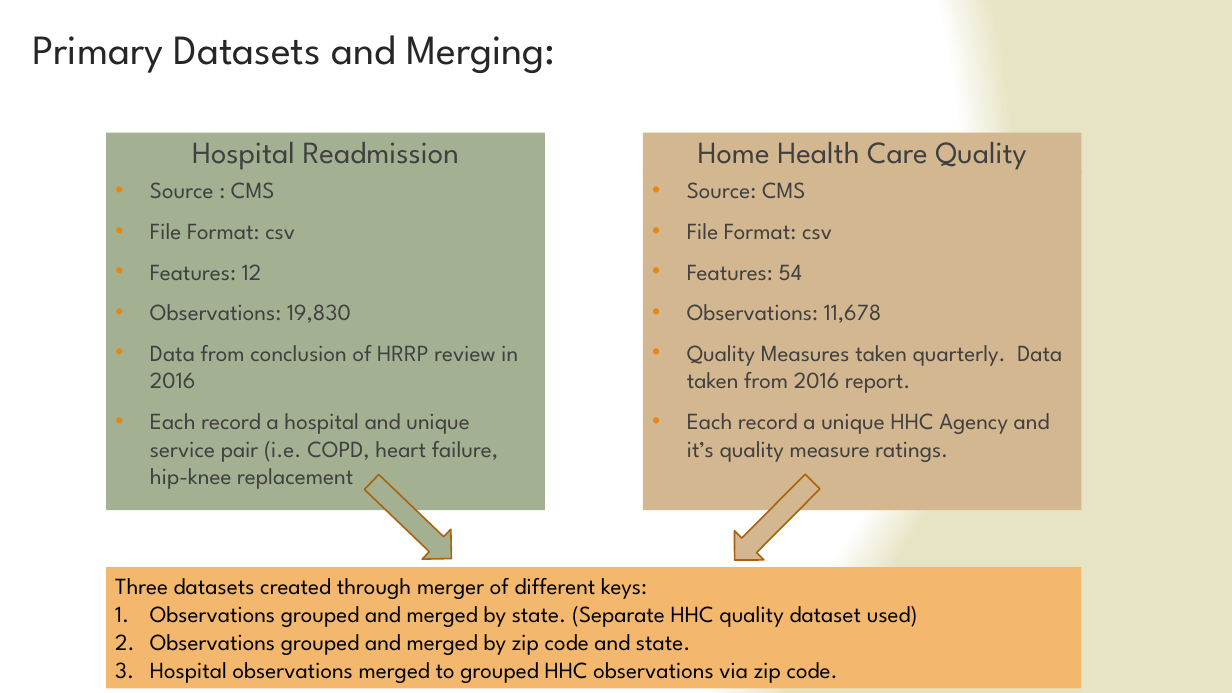
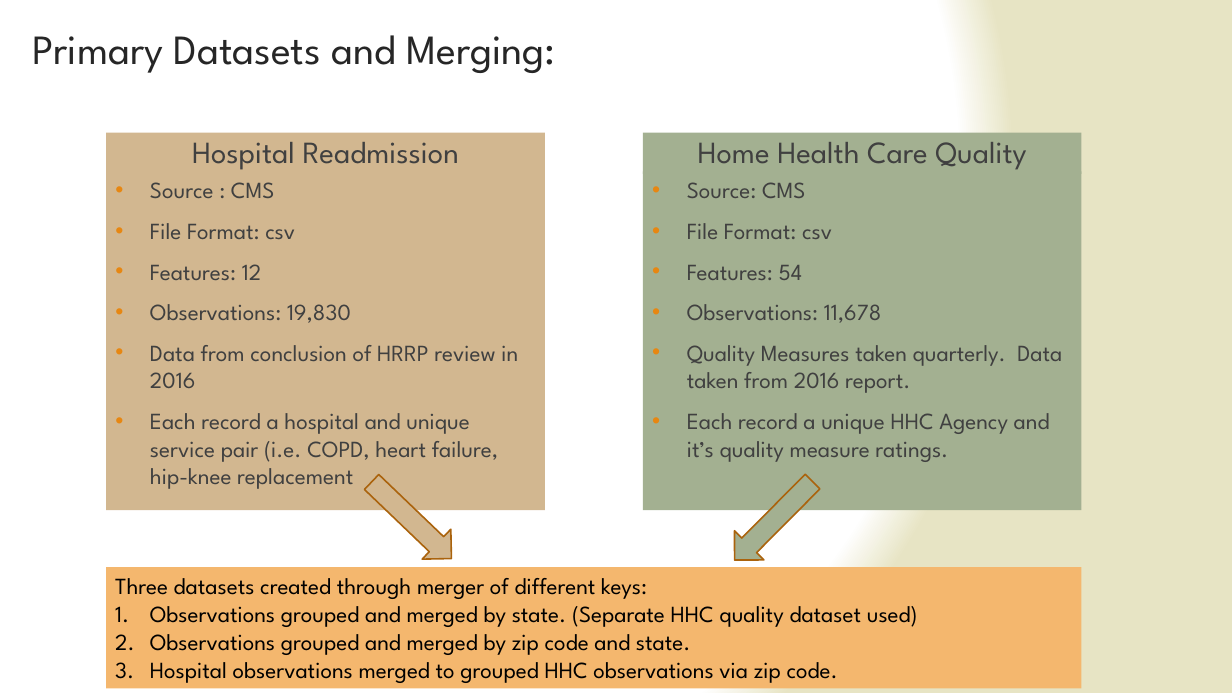
Before and after one commit to jsking751/Capstone_1, a slide deck: slide 4 of Capstone_1_Slide_Deck.pptx. Drawn at 1232x693 pixels with LibreOffice and Linux fonts; fonts in the diff are those of the drawing. Boxes give left, top, right and bottom in pixels: in the first picture for what was removed or moved away, otherwise in the second. Text is boxed around its words. In the diff, an @@ line names an element or a change of style, - is before the commit and + after.

```diff
--- a/Capstone_1_Slide_Deck.pptx
+++ b/Capstone_1_Slide_Deck.pptx
@@ fill #A3B091 to #D2B790 in 3 elements at box(106, 132, 545, 174), box(106, 171, 545, 510), box(357, 467, 466, 574) @@
@@ fill #D2B790 to #A3B091 in 3 elements at box(643, 132, 1081, 174), box(643, 171, 1081, 510), box(720, 467, 828, 575) @@
```
Also in this commit, not shown: 9 other slides changed.
